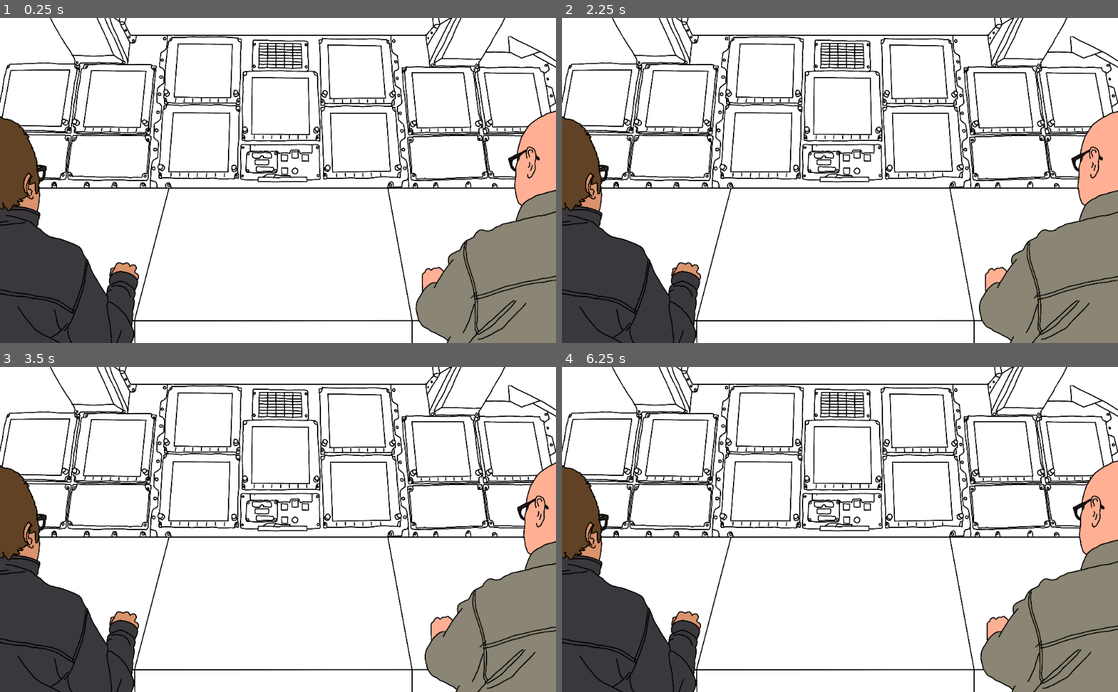
Above: before the commit, frames 1-4 (two rows, left to right).
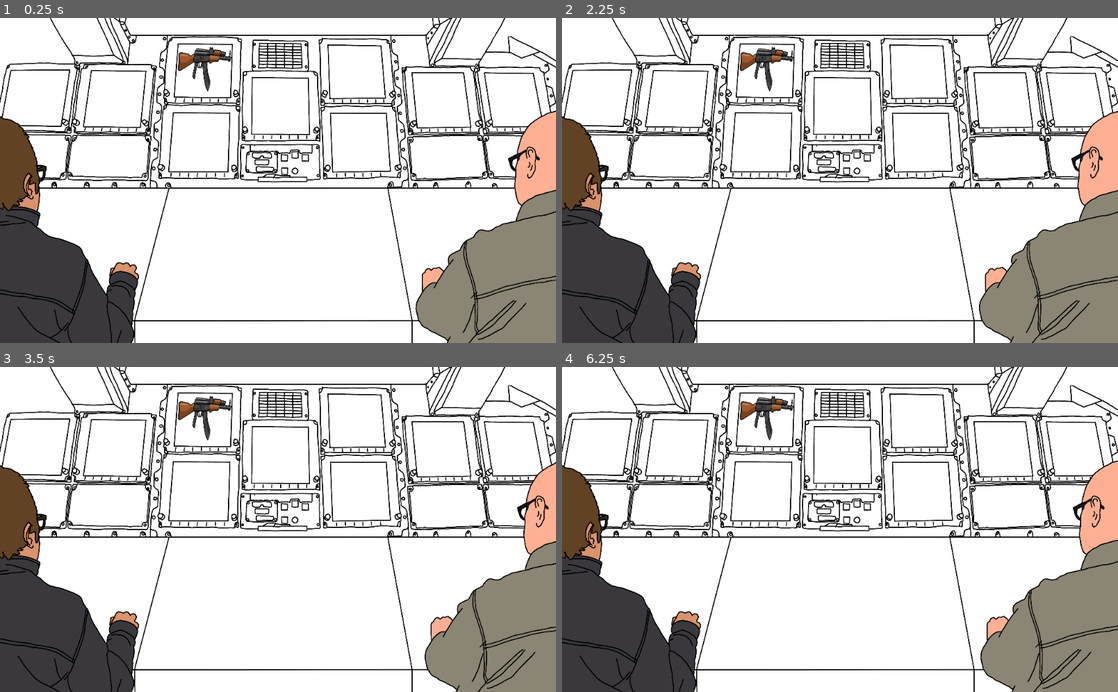
Above: after the commit, the same moments.

Repository: s3775599/BITS-clone
Game: Godot game, scene res://Scenes/Main.tscn
Two runs of this game, one before a commit and one after it. Both use one fixed random seed, a clock stepped at 60 frames per second and the inputs below.
Inputs (mouse positions are in pixels of both pictures, inside the frame that each line leads up to):
- Up to frame 1 (0.25 s): no input
- Up to frame 2 (2.25 s): tap Enter at 0.5 s; move the mouse to (840, 180) at 0.52 s; hold Right (ui_right) 0.53-1.28 s; click (840, 180) at 0.67 s; move the mouse to (845, 180) at 1.27 s; hold Left (ui_left) 1.28-2.03 s; click (845, 180) at 1.42 s; tap Space at 2 s; move the mouse to (895, 109) at 2.02 s; hold Right (ui_right) from 2.03 s (still down)
- Up to frame 3 (3.5 s): keep holding Right (ui_right); move the mouse to (250, 594) at 2.77 s; click (250, 594) at 2.92 s
- Up to frame 4 (6.25 s): move the mouse to (1006, 578) at 3.52 s; release Right (ui_right) at 3.53 s; hold Left (ui_left) 3.53-5.78 s; tap Enter at 4.25, 5.75 s; move the mouse to (673, 480) at 4.27 s; tap Space at 5 s; move the mouse to (867, 529) at 5.02 s; click (867, 529) at 5.17 s; move the mouse to (756, 448) at 5.77 s; hold Right (ui_right) from 5.78 s (still down)

The runs differ from the first frame. In frame 1, 0.5% of the frame differs, in the area x 32-42%, y 8-23%; in frame 2, 0.5%; in frame 3, 0.5%; in frame 4, 0.5%.

Commit message:
more updates

Diff:
--- a/NightwatchDialogueSystem/Scenes/Main.tscn
+++ b/NightwatchDialogueSystem/Scenes/Main.tscn
@@ -6,8 +6,9 @@
 [ext_resource path="res://BarryConsole.tscn" type="PackedScene" id=4]
 [ext_resource path="res://JohnClose.tscn" type="PackedScene" id=5]
 [ext_resource path="res://BarryClose.tscn" type="PackedScene" id=6]
-[ext_resource path="res://JohnPopup.tscn" type="PackedScene" id=7]
-[ext_resource path="res://BarryPopup.tscn" type="PackedScene" id=8]
+[ext_resource path="res://GFX/ak-47.png" type="Texture" id=7]
+[ext_resource path="res://JohnPopup.tscn" type="PackedScene" id=8]
+[ext_resource path="res://BarryPopup.tscn" type="PackedScene" id=9]
 
 [sub_resource type="RectangleShape2D" id=1]
 extents = Vector2( 513.672, 299.894 )
@@ -103,6 +104,9 @@
 "update": 0,
 "values": [ Vector2( 515, 300.007 ), Vector2( 1200, 300.007 ) ]
 }
+
+[sub_resource type="RectangleShape2D" id=8]
+extents = Vector2( 37.1971, 54.8029 )
 
 [node name="Main" type="Control"]
 script = ExtResource( 1 )
@@ -151,15 +155,63 @@
 anims/BarryCloseSlideIn = SubResource( 6 )
 anims/BarryCloseSlideOut = SubResource( 7 )
 
+[node name="Console" type="Node2D" parent="BackgroundArea"]
+position = Vector2( 315, 317 )
+
+[node name="Button1" type="Area2D" parent="BackgroundArea/Console"]
+editor/display_folded = true
+position = Vector2( 1, 1 )
+
+[node name="Button1Area" type="CollisionPolygon2D" parent="BackgroundArea/Console/Button1"]
+position = Vector2( 18, 38 )
+scale = Vector2( 2.10805, 3.32323 )
+build_mode = 1
+polygon = PoolVector2Array( -18.407, 19.0168, 44.2102, 19.0168, 43.2615, -9.56989, -6.54771, -9.56989 )
+
+[node name="Button2" type="Area2D" parent="BackgroundArea/Console"]
+editor/display_folded = true
+position = Vector2( -11, 101 )
+
+[node name="Button2Area" type="CollisionPolygon2D" parent="BackgroundArea/Console/Button2"]
+position = Vector2( 18, 38 )
+scale = Vector2( 2.10805, 3.32323 )
+build_mode = 1
+polygon = PoolVector2Array( -23.1508, 19.0168, 50.3771, 19.0168, 50.3771, -9.8708, -11.7658, -9.8708 )
+
+[node name="Lever1" type="Area2D" parent="BackgroundArea/Console"]
+editor/display_folded = true
+position = Vector2( 277, 7 )
+
+[node name="Lever1Area" type="CollisionShape2D" parent="BackgroundArea/Console/Lever1"]
+position = Vector2( -25, 101 )
+scale = Vector2( 1, 1.68757 )
+shape = SubResource( 8 )
+
+[node name="Lever2" type="Area2D" parent="BackgroundArea/Console"]
+editor/display_folded = true
+position = Vector2( 370, 8 )
+
+[node name="Lever2Area" type="CollisionShape2D" parent="BackgroundArea/Console/Lever2"]
+position = Vector2( -25, 101 )
+scale = Vector2( 1, 1.68757 )
+shape = SubResource( 8 )
+
+[node name="Sprite" type="Sprite" parent="BackgroundArea/Console"]
+position = Vector2( 16, -268 )
+rotation = 0.0760276
+scale = Vector2( 0.188276, 0.538668 )
+texture = ExtResource( 7 )
+centered = false
+
 [node name="RichTextLabel" type="RichTextLabel" parent="."]
 anchor_right = 1.0
 anchor_bottom = 1.0
 
 [node name="CanvasLayer" type="CanvasLayer" parent="."]
 
-[node name="JohnPopup" parent="CanvasLayer" instance=ExtResource( 7 )]
-
-[node name="BarryPopup" parent="CanvasLayer" instance=ExtResource( 8 )]
+[node name="JohnPopup" parent="CanvasLayer" instance=ExtResource( 8 )]
+
+[node name="BarryPopup" parent="CanvasLayer" instance=ExtResource( 9 )]
 [connection signal="input_event" from="BackgroundArea/JohnConsole" to="." method="_on_JohnConsole_input_event"]
 [connection signal="mouse_entered" from="BackgroundArea/JohnConsole" to="." method="_on_JohnConsole_mouse_entered"]
 [connection signal="mouse_exited" from="BackgroundArea/JohnConsole" to="." method="_on_JohnConsole_mouse_exited"]
Binary file added: NightwatchDialogueSystem/GFX/ak-47.png
Not shown, added: NightwatchDialogueSystem/GFX/ak-47.png.import
Not shown: 1 places in NightwatchDialogueSystem/Scenes/Main.tscn that only renumber resources
